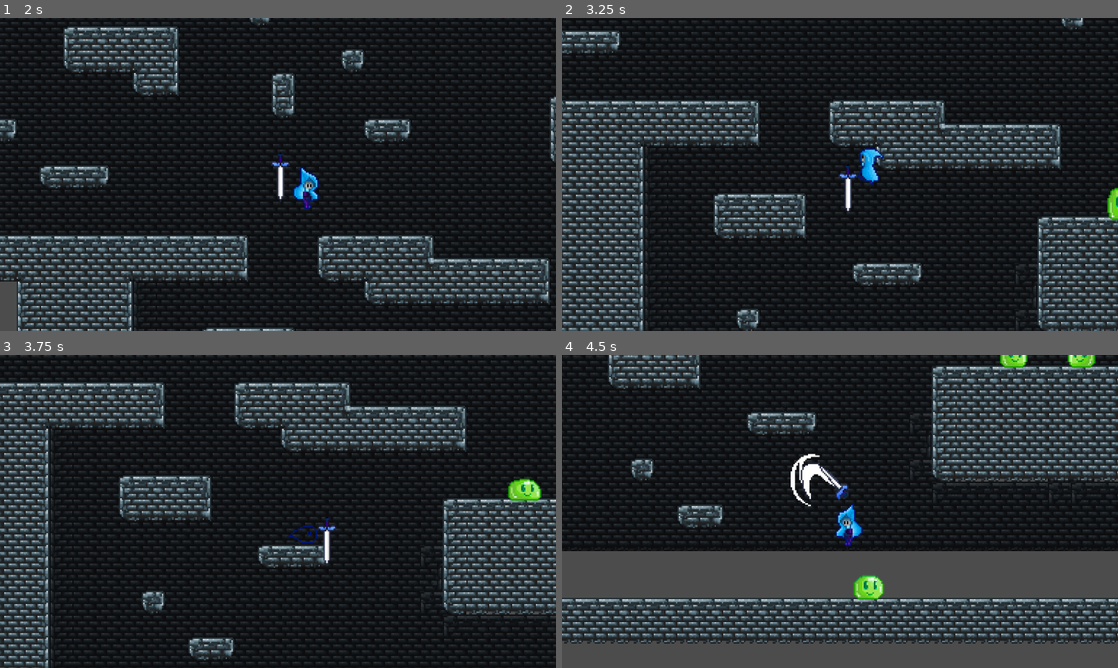
Above: before the commit, frames 1-4 (two rows, left to right).
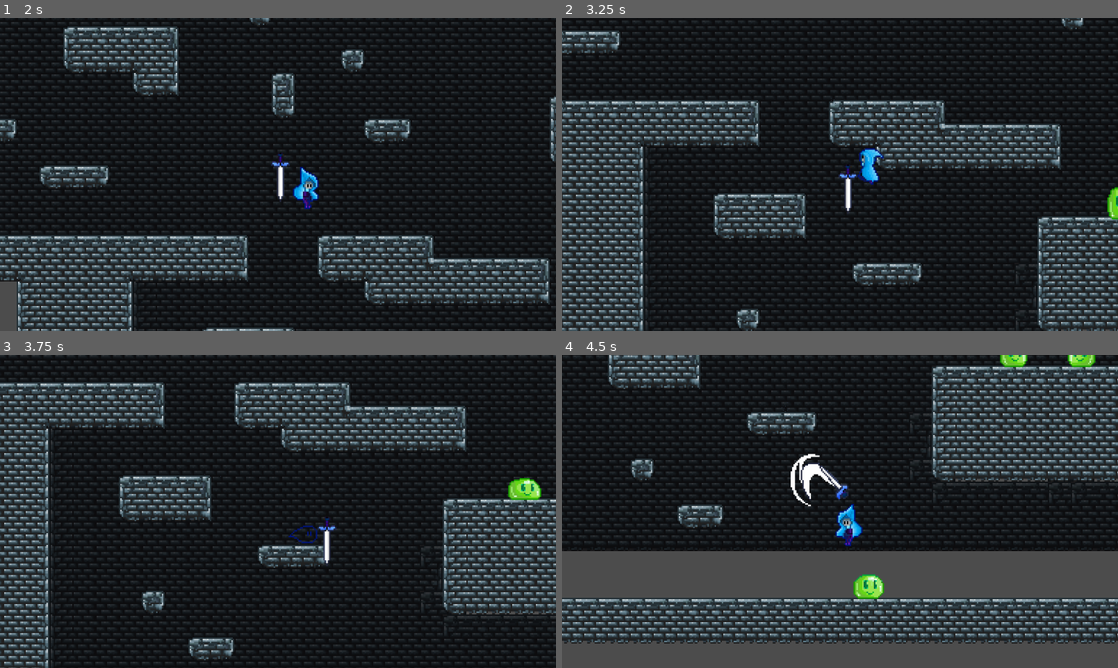
Above: after the commit, the same moments.

Repository: suomanic/LittleBlueHat
Game: Godot game, scene res://Levels/TestLevel.tscn
The game is run twice, just before and just after one commit, with the same random seed, the same clock (stepped at 60 frames per second) and the same inputs.
Inputs (mouse positions are in pixels of both pictures, inside the frame that each line leads up to):
- Up to frame 1 (2 s): move the mouse to (400, 158) at 0.52 s; hold S (Crouch) 0.53-1.28 s; hold D (move_right) from 0.53 s (still down); tap Space (jump) at 0.77, 1.52 s; move the mouse to (166, 190) at 1.27 s; click (166, 190) at 1.35 s
- Up to frame 2 (3.25 s): move the mouse to (895, 105) at 2.02 s; release D (move_right) at 2.03 s; hold A (move_left) 2.03-2.78 s; hold S (Crouch) 2.03-2.78 s; move the mouse to (812, 237) at 2.77 s; hold D (move_right) from 2.78 s (still down); click (812, 237) at 2.85 s; tap Space (jump) at 3.02 s
- Up to frame 3 (3.75 s): keep holding D (move_right); move the mouse to (444, 558) at 3.52 s; hold S (Crouch) from 3.53 s (still down)
- Up to frame 4 (4.5 s): tap Space (jump) at 3.77 s; move the mouse to (673, 464) at 4.27 s; release D (move_right) at 4.28 s; release S (Crouch) at 4.28 s; hold A (move_left) from 4.28 s (still down); click (673, 464) at 4.35 s

Frame 1 is identical in both runs. In frame 2, less than 0.1% of the frame differs, in the area x 98-100%, y 54-65%; in frame 3, 0.1%; in frame 4, 0.3%, in the area x 52-96%, y 0-79%.

Commit message:
Mod:史莱姆物理碰撞独立，降低相互挤压抖动

Diff:
--- a/Actors/Enemy/Slime/Slime.gd
+++ b/Actors/Enemy/Slime/Slime.gd
@@ -17,10 +17,15 @@
 
 onready var collision_module = $SlimeCollision
 
-onready var physic_collsion = $PhysicCollision
+var physic_collsion_shape
+
 onready var hit_collision = $HitBox/CollisionShape2D
 
 func _ready():
+	#将每个对象的物理碰撞独立出来
+	get_node("PhysicCollision").shape = get_node("PhysicCollision").shape.duplicate()
+	physic_collsion_shape = get_node("PhysicCollision").shape
+
 	state_machine = StateMachine.new(N_MoveState.new(self))
 	element_state = "Normal"
 
--- a/Actors/Enemy/Slime/Slime.tscn
+++ b/Actors/Enemy/Slime/Slime.tscn
@@ -5,8 +5,8 @@
 [ext_resource path="res://Actors/Enemy/Slime/Slime.gd" type="Script" id=3]
 [ext_resource path="res://Actors/Enemy/Slime/SlimeCollision.gd" type="Script" id=4]
 
-[sub_resource type="RectangleShape2D" id=1]
-extents = Vector2( 7.5, 8.5 )
+[sub_resource type="RectangleShape2D" id=7]
+extents = Vector2( 7.5, 7 )
 
 [sub_resource type="Animation" id=6]
 resource_name = "B_Idle_Anim"
@@ -106,7 +106,7 @@
 }
 
 [sub_resource type="RectangleShape2D" id=5]
-extents = Vector2( 11, 9 )
+extents = Vector2( 9, 6 )
 
 [node name="Slime" type="KinematicBody2D"]
 collision_layer = 4
@@ -117,11 +117,11 @@
 material = ExtResource( 2 )
 texture = ExtResource( 1 )
 hframes = 20
-frame = 15
+frame = 19
 
 [node name="PhysicCollision" type="CollisionShape2D" parent="."]
-position = Vector2( 1, -1 )
-shape = SubResource( 1 )
+position = Vector2( 1, 1 )
+shape = SubResource( 7 )
 
 [node name="AnimationPlayer" type="AnimationPlayer" parent="."]
 anims/B_Idle_Anim = SubResource( 6 )
@@ -134,8 +134,7 @@
 ]]
 
 [node name="CollisionShape2D" type="CollisionShape2D" parent="HitBox"]
-visible = false
-position = Vector2( 0, -1 )
+position = Vector2( 1, -2 )
 shape = SubResource( 5 )
 
 [node name="FrontRayCast" type="RayCast2D" parent="."]
--- a/Actors/Enemy/Slime/SlimeCollision.gd
+++ b/Actors/Enemy/Slime/SlimeCollision.gd
@@ -4,6 +4,5 @@
 	pass
 
 func ice_physic_collision():
-	print_debug("yes indeed")
-	owner.physic_collsion.shape.extents = Vector2(11,10.5)
-	owner.physic_collsion.position = Vector2(1,-0.5)
+	owner.physic_collsion_shape.extents = Vector2(11,10.5)
+	owner.get_node("PhysicCollision").position = Vector2(1,-0.5)
